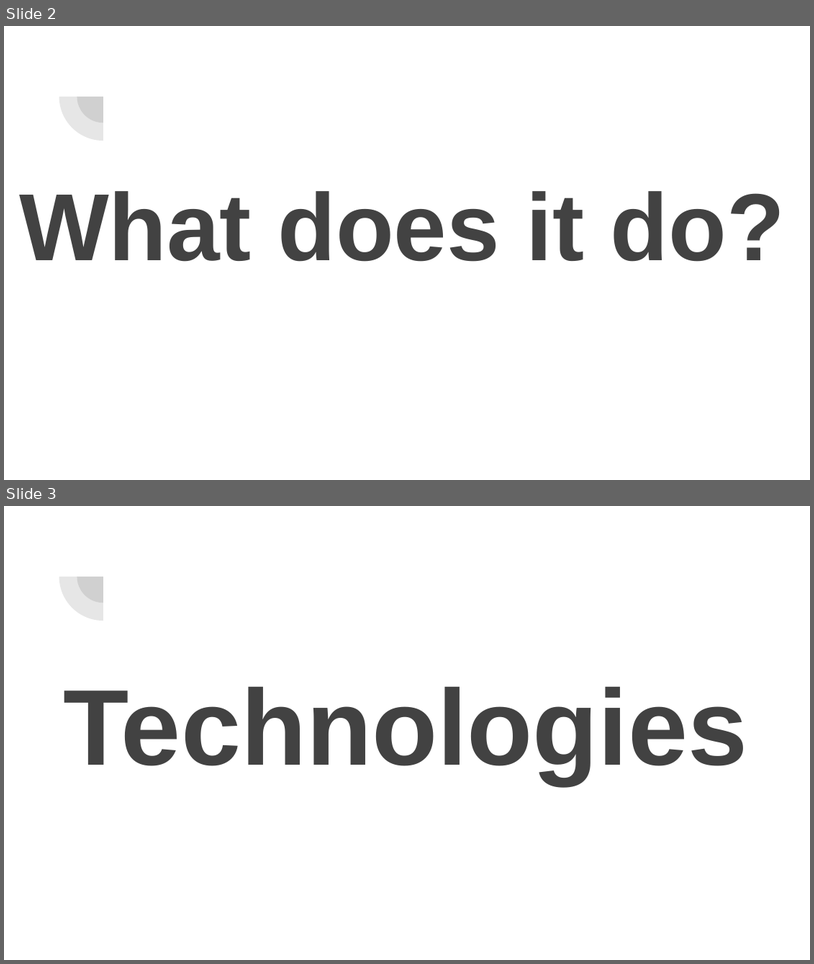
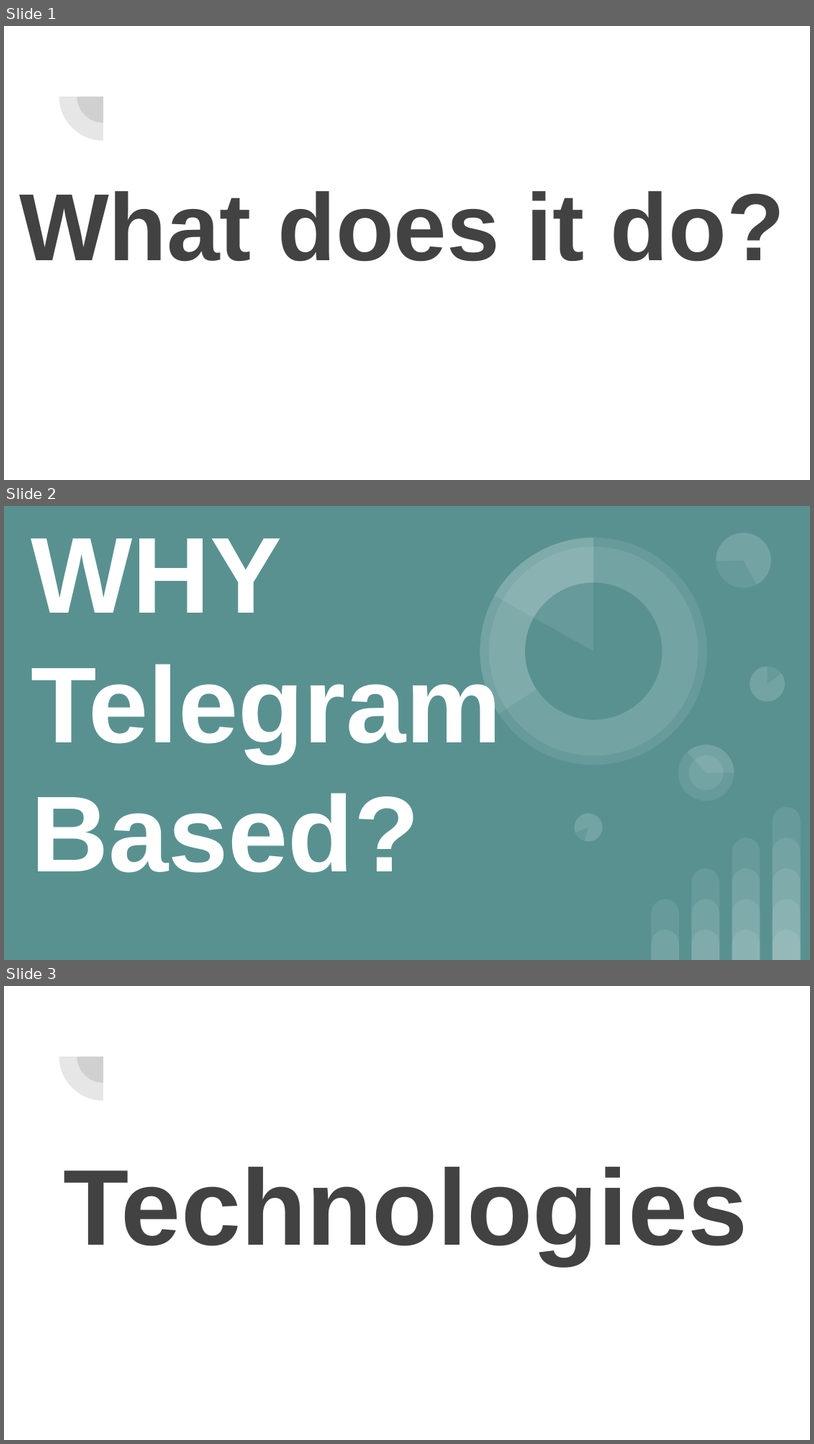
Before and after one commit to NIXBLACK11/telegramOrganizationChatBot, a slide deck: mooc/WHY_.pptx. Shown one above the other, each under a label of ours: slides 2 and 3 before the commit, slides 1, 2 and 3 after it. The pictures are 814x964 and 814x1444 pixels, drawn with LibreOffice and Linux fonts; fonts in the diff are those of the drawing. Boxes give left, top, right and bottom in pixels: in the first picture for what was removed or moved away, otherwise in the second. Text is boxed around its words. In the diff, an @@ line names an element or a change of style, - is before the commit and + after.

```diff
--- a/mooc/WHY_.pptx
+++ b/mooc/WHY_.pptx
@@ slide 2 added at (x1=4, y1=506, x2=810, y2=960), background #599191 @@
@@ title added at (x1=31, y1=538, x2=502, y2=872), 96.2 pt, text #FFFFFF, bold @@
+WHY Telegram
+Based?
@@ group added at (x1=449, y1=506, x2=784, y2=845): 8 ellipses, 6 pie slice (boxed as its full ellipse)s @@
@@ group added at (x1=651, y1=807, x2=801, y2=959): 14 round same rects @@
@@ what was slide 2 is now slide 1 @@
```
Also in this commit, not shown: 1 slide removed, 3 other files.
